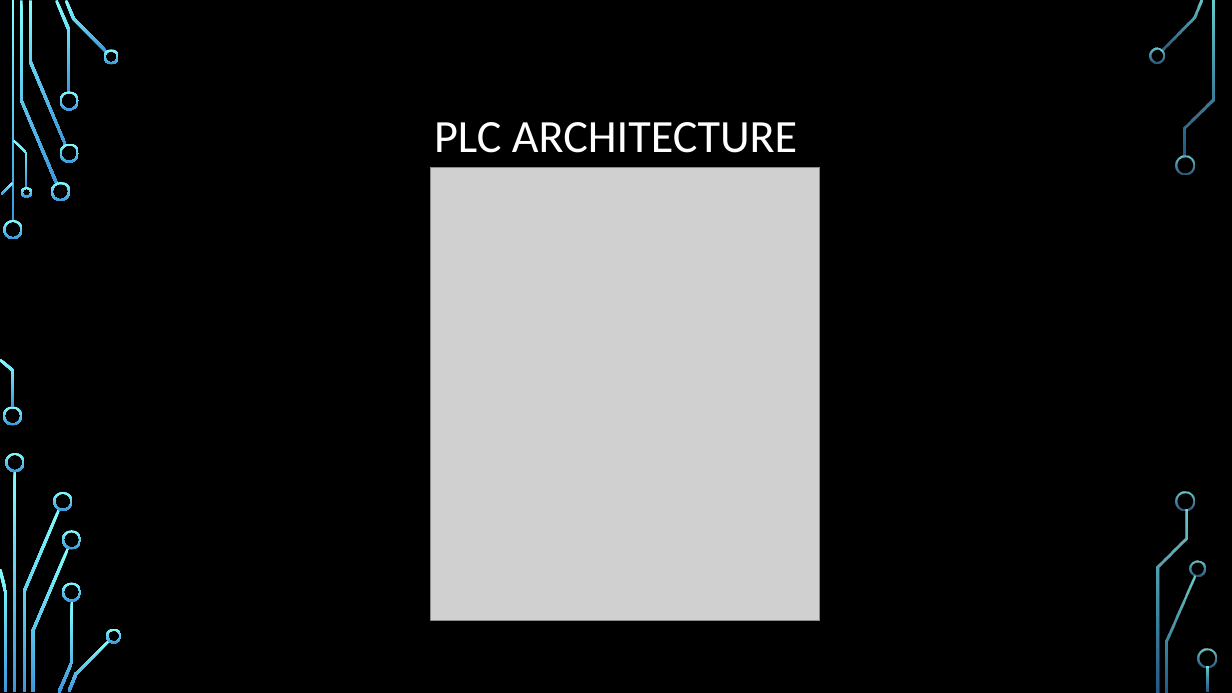
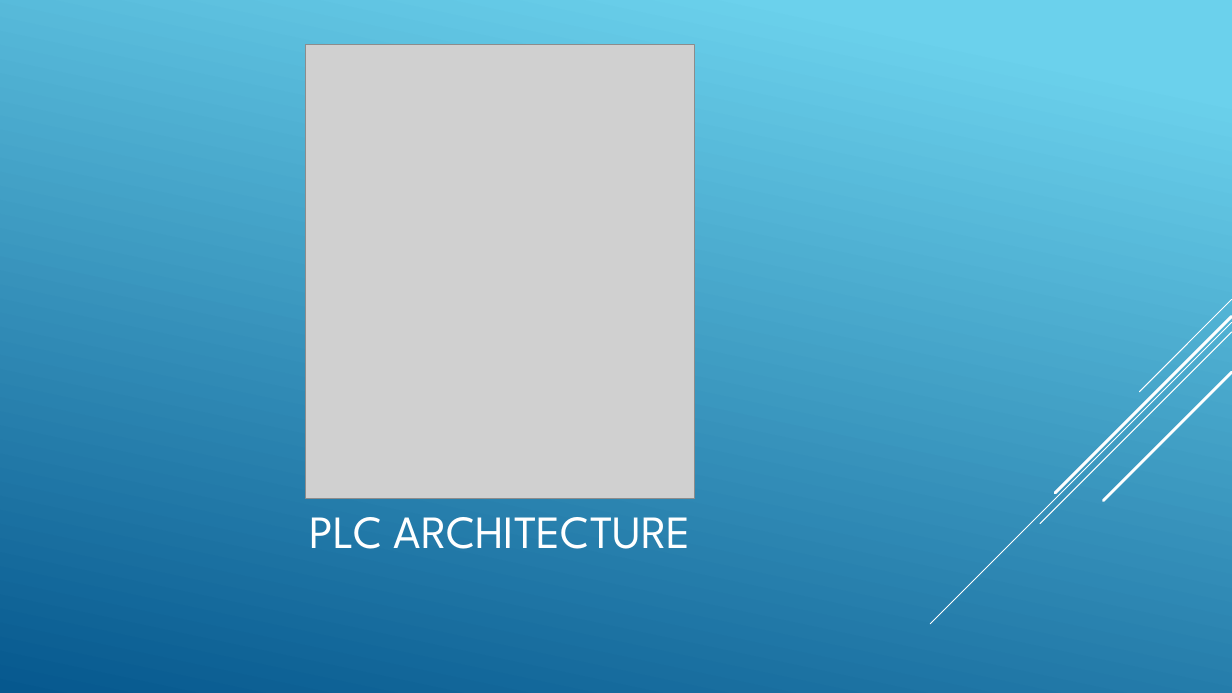
Before and after one commit to junedacaya/L-wingSolarPanelInteractiveDisplay, a slide deck: slide 3 of Documentation/Solar controller.pptx. Drawn at 1232x693 pixels with LibreOffice and Linux fonts; fonts in the diff are those of the drawing; grey boxes stand for pictures; background and template pictures are left out. Boxes give left, top, right and bottom in pixels: in the first picture for what was removed or moved away, otherwise in the second. Text is boxed around its words. In the diff, an @@ line names an element or a change of style, - is before the commit and + after.

```diff
--- a/Documentation/Solar controller.pptx
+++ b/Documentation/Solar controller.pptx
@@ background picture (left out) to gradient #6ED2EB to #06588E @@
@@ picture moved from (x1=431, y1=167, x2=820, y2=621) to (x1=306, y1=44, x2=695, y2=498) @@
@@ group added at (x1=931, y1=299, x2=1232, y2=624): 5 lines @@
@@ title "PLC ARCHITECTURE" moved from (x1=434, y1=122, x2=797, y2=153) to (x1=309, y1=517, x2=691, y2=549) @@
@@ title "PLC ARCHITECTURE" at (x1=309, y1=517, x2=691, y2=549): font Calibri to League Spartan; line spacing 0.9 to 1 @@
@@ group removed at (x1=0, y1=0, x2=1217, y2=693): 33 freeform shapes, 3 rectangles @@
```
Also in this commit, not shown: 9 other slides changed.
